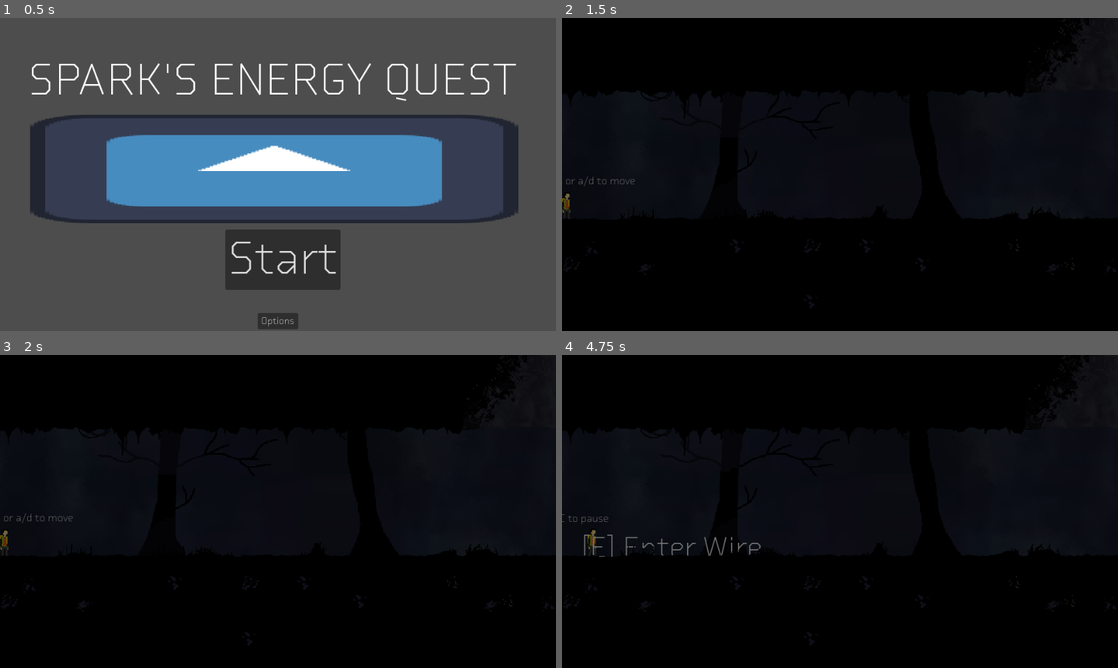
Above: before the commit, frames 1-4 (two rows, left to right).
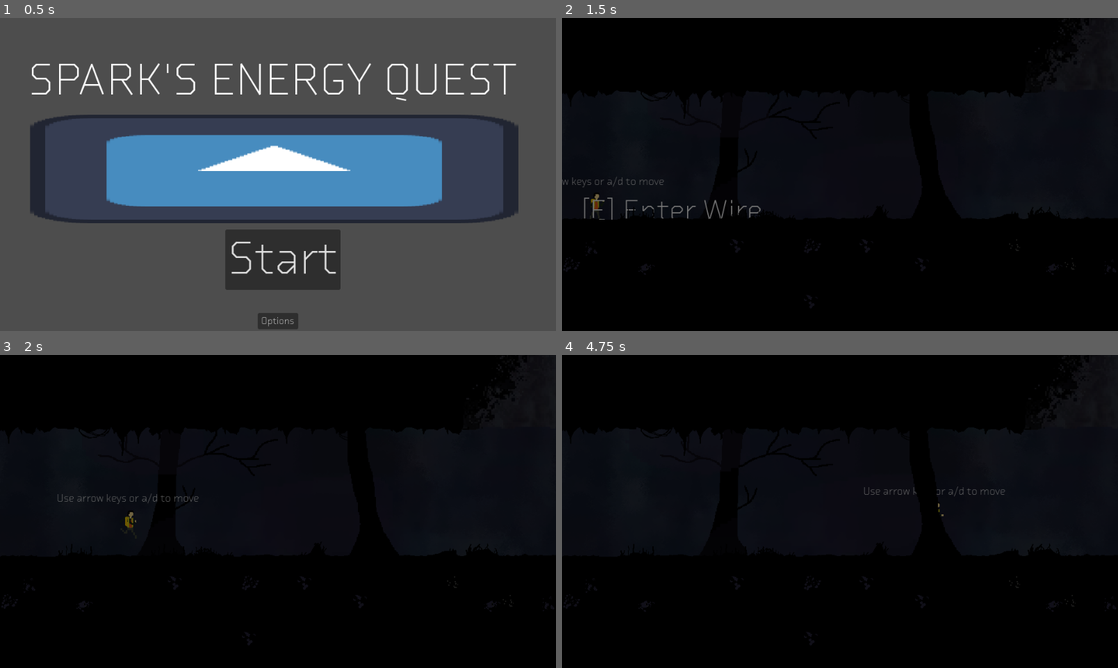
Above: after the commit, the same moments.

Repository: The-Spark-Industries/spark-energy
Game: Godot game, scene res://Master Scenes/titleScreen.tscn
The game is run twice, just before and just after one commit, with the same random seed, the same clock (stepped at 60 frames per second) and the same inputs. The engine's default icon, where the game draws it, is replaced by a stand-in: a white triangle on a blue panel in a dark square.
Inputs:
- Up to frame 1 (0.5 s): no input
- Up to frame 2 (1.5 s): click "Start" at 0.5 s; tap Enter (ui_accept) at 1.25 s; hold Right (ui_right) from 1.28 s (still down); hold E (e) from 1.28 s (still down)
- Up to frame 3 (2 s): keep holding Right (ui_right); keep holding E (e); tap Space (jump) at 1.52, 1.82 s; tap Q (q) at 1.55 s
- Up to frame 4 (4.75 s): release E (e) at 2.03 s; tap Q (q) at 2.1, 3.8 s; tap Space (jump) at 2.27, 2.3, 2.57, 3.77, 4.07, 4.52, 4.55 s; release Right (ui_right) at 2.78 s; hold Left (ui_left) 2.78-3.53 s; hold Space (jump) 2.78-3.53 s; tap E (e) at 3.05, 3.6 s; hold Right (ui_right) from 3.53 s (still down); hold Q (q) from 4.28 s (still down)

Frame 1 is identical in both runs. In frame 2, 0.5% of the frame differs, in the area x 0-36%, y 50-65%; in frame 3, 0.3%; in frame 4, 0.6%, in the area x 0-80%, y 42-65%.

Commit message:
Finishing up all prompts

Diff:
--- a/Scripts/Player.gd
+++ b/Scripts/Player.gd
@@ -90,14 +90,16 @@
 	#moving the player prompt
 	if Input.is_action_just_pressed("ui_left") or Input.is_action_just_pressed("ui_right"):
 		if (Global.runprompt == true):
-			await get_tree().create_timer(4.0).timeout
+			await get_tree().create_timer(3.5).timeout
 			Global.runprompt = false
 
+	print (Global.runprompt, Global.jumpprompt, Global.pauseprompt)
 
 	#prompt decider
 	if (Global.runprompt==true):
 		$playerprompt.text = "Use arrow keys or a/d to move"
 		Global.jumpprompt=false
+		Global.pauseprompt= false
 	else:
 		$playerprompt.text = ""
 		Global.jumpprompt=true
@@ -106,8 +108,10 @@
 	if (Global.jumpprompt==true):
 		$playerprompt.text = "Press space or up arrow key to jump"
 	else:
-		await get_tree().create_timer(4.0).timeout
-		$playerprompt.text = "Press ESC to pause"
+		if (Global.pauseprompt==true):
+			#await get_tree().create_timer(3.0).timeout
+			$playerprompt.text = "             Press ESC to pause"
+			Global.pauseprompt==false
 
 
 	if (Global.laddermode==true):
@@ -210,6 +214,7 @@
 			if Input.is_action_just_pressed("jump") or Input.is_action_just_pressed("ui_up") or (Time.get_ticks_msec() - last_jump_queue_msec < JUMP_BUFFER_MS):
 				if (Global.laddermode==false):
 					Global.jumpprompt = false
+					Global.pauseprompt= true
 					state = States.JUMP
 					_coyote_jump_available = false
 					last_jump_queue_msec = 0
--- a/Scripts/global.gd
+++ b/Scripts/global.gd
@@ -33,6 +33,9 @@
 var runprompt: bool = true
 
 var jumpprompt: bool = true
+
+var pauseprompt: bool = true
+
 func _ready() -> void:
 	load_game()
 
